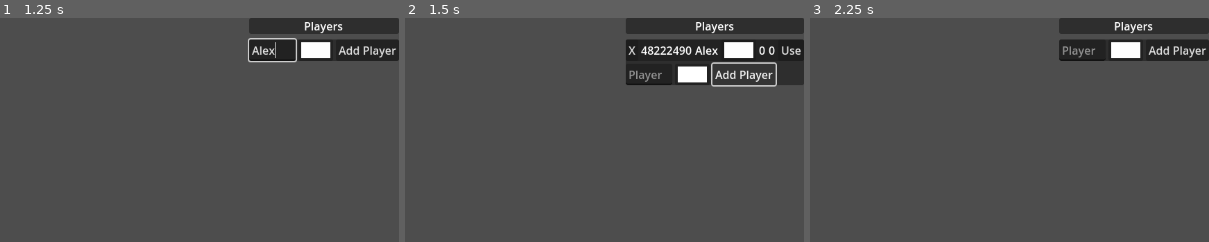
Above: before the commit, frames 1-3 (left to right).
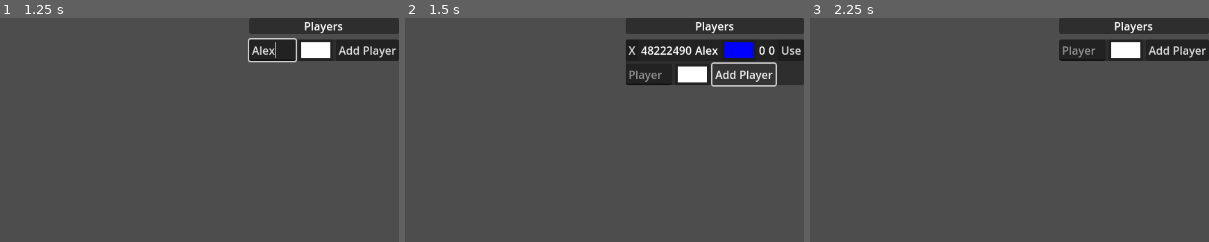
Above: after the commit, the same moments.

Repository: martinspp/civ-clone-thing
Game: Godot game, scene res://scenes/main.tscn
Two runs of this game, one before a commit and one after it. Both use one fixed random seed, a clock stepped at 60 frames per second and the inputs below.
Inputs (mouse positions are % of the whole screen's width and height, from its top left):
- Up to frame 1 (1.25 s): click (84, 7) at 0.52 s; type "Alex" at 0.6 s
- Up to frame 2 (1.5 s): click "Add Player" at 1.25 s
- Up to frame 3 (2.25 s): click "X" at 2 s
The pictures show only the part of the screen within x 50-100%, y 0-50%; the shares and areas given below are measured in that part.

Frame 1 is identical in both runs. In frame 2, 0.5% of the frame differs, in the area x 79-88%, y 10-18%; in frame 3, nothing differs.
Error in both runs: Invalid access to property or key 'player_data' on a base object of type 'Dictionary'. (res://scripts/services/DataService.gd:159)

Commit message:
static typing as error

Diff:
--- a/project.godot
+++ b/project.godot
@@ -20,6 +20,10 @@
 ResourceRegistry="*res://scripts/services/ResourceRegistry.gd"
 PlayEventBus="*res://scripts/services/PlayEventBus.gd"
 GameStateService="*res://scripts/services/GameStateService.gd"
+
+[debug]
+
+gdscript/warnings/untyped_declaration=2
 
 [file_customization]
 
--- a/resources/Objects/SettlementData.gd
+++ b/resources/Objects/SettlementData.gd
@@ -11,6 +11,7 @@
 
 #either Building or Unit
 var production_dict: Dictionary = {}
+var current_production: String = ""
 
 var ref: Settlement
 
@@ -43,7 +44,11 @@
 	if data.has("owned_player_id"):
 		if data["owned_player_id"] != -1:
 			owned_player = GameStateService.data_service.get_player_by_id(data["owned_player_id"])
-	production_dict = data["productions"]
+	if data.has('productions'):
+		production_dict = data["productions"]
+	else:
+		production_dict = {}
+
 	data_updated.emit()
 
 func get_production_progress(name: String) -> float:
--- a/scenes/settlement.tscn
+++ b/scenes/settlement.tscn
@@ -28,6 +28,28 @@
 mouse_filter = 1
 metadata/_edit_use_anchors_ = true
 
+[node name="ProductionProgress" type="VBoxContainer" parent="SettlementUI"]
+layout_mode = 1
+anchors_preset = 5
+anchor_left = 0.5
+anchor_right = 0.5
+offset_left = -51.5
+offset_top = 50.0
+offset_right = 51.5
+offset_bottom = 90.0
+grow_horizontal = 2
+
+[node name="ProductionBar" type="ProgressBar" parent="SettlementUI/ProductionProgress"]
+unique_name_in_owner = true
+layout_mode = 2
+max_value = 1.0
+show_percentage = false
+
+[node name="ProductionName" type="Label" parent="SettlementUI/ProductionProgress"]
+unique_name_in_owner = true
+layout_mode = 2
+text = "Building/Unit"
+
 [node name="SelectedUI" type="Control" parent="SettlementUI"]
 unique_name_in_owner = true
 visible = false
--- a/scripts/CameraController.gd
+++ b/scripts/CameraController.gd
@@ -4,7 +4,7 @@
 
 var camera_speed:int = 500
 
-var pan_point
+var pan_point: Variant
 @onready var max_zoom:= Vector2(2,2)
 @onready var min_zoom:= Vector2(0.5,0.5)
 @onready var step_zoom := Vector2(0.1,0.1)
@@ -47,14 +47,14 @@
 var is_focusing := false
 var focus_progress: float = 0
 
-func focus_settlement(point: Vector2, focus_zoom: Vector2):
+func focus_settlement(point: Vector2, focus_zoom: Vector2) -> void:
 	is_focusing = true
 
-	var tween = get_tree().create_tween()
+	var tween :Tween= get_tree().create_tween()
 	tween.tween_property(self, "position", point, 0.75).set_ease(Tween.EASE_OUT).set_trans(Tween.TRANS_QUAD)
 	tween.parallel().tween_property(self, "zoom", focus_zoom, 0.75).set_ease(Tween.EASE_IN_OUT).set_trans(Tween.TRANS_LINEAR)
 
-func unfocus_settlement():
-	var tween = get_tree().create_tween()
+func unfocus_settlement() -> void:
+	var tween :Tween = get_tree().create_tween()
 	tween.tween_property(self, "zoom", Vector2(1,1), 0.2).set_ease(Tween.EASE_IN_OUT)
 	is_focusing = false
--- a/scripts/Hex.gd
+++ b/scripts/Hex.gd
@@ -10,7 +10,7 @@
 	left = 16,         #4
 	top_left = 32      #5
 }
-static var border_set = [
+static var border_set : Array[Vector2]= [
 	Vector2(0,-64),
 	Vector2(64,-32),
 	Vector2(64, 32),
@@ -19,10 +19,10 @@
 	Vector2(-64, -32)
 ]
 
-static var border_pairs = [[0,1],[1,2],[2,3],[3,4],[4,5],[5,0]]
+static var border_pairs := [[0,1],[1,2],[2,3],[3,4],[4,5],[5,0]]
 
 # inverse_side_lut[source] = target
-static var inverse_side_lut = [3,4,5,0,1,2]
+static var inverse_side_lut : Array[int]= [3,4,5,0,1,2]
 #static var side_index=[1,2,4,8,16,32]
 static func get_side_index(side: side_flag) -> int:
 	# theres gotta be a better way of doing this
@@ -88,7 +88,7 @@
 	name = "Hex (r %s, q %s)" % [r,q]
 
 
-func set_hex_type_by_string(type: String):
+func set_hex_type_by_string(type: String) -> void:
 	hex_type = load("res://resources/HexTypes/%s.tres" % type)
 	if hex_type.traversable:
 		world.astar.set_point_disabled(get_instance_id(), false)
@@ -102,13 +102,13 @@
 		if GameStateService.current_state == GameStateService.game_states.PLAY:
 			handle_play_click(event)
 
-func handle_editor_click(event: InputEvent):
+func handle_editor_click(event: InputEvent) -> void:
 	if event.button_index == MOUSE_BUTTON_LEFT && event.pressed == true:
 		GameStateService.editor_service.hex_clicked(self, event)
 	if event.button_index == MOUSE_BUTTON_RIGHT && event.pressed == true:
 		GameStateService.editor_service.hex_alt_clicked(self, event)
 
-func handle_play_click(event: InputEvent):
+func handle_play_click(event: InputEvent) -> void:
 	if event.button_index == 1 && event.pressed == true:
 		PlayEventBus.emit_signal("hex_clicked",self,event)
 
@@ -117,23 +117,23 @@
 		GameStateService.editor_service.move_editor_cursor(self)
 
 func get_sextant_clicked(_event: InputEventMouse) -> side_flag:
-	var side_angle = rad_to_deg(global_position.angle_to_point(get_global_mouse_position()))+90 # 0 is horizontal right
+	var side_angle: float = rad_to_deg(global_position.angle_to_point(get_global_mouse_position()))+90 # 0 is horizontal right
 	if side_angle < 0:
 		side_angle += 359 # help
-	var side_angle_snapped = snappedf(side_angle,30)
+	var side_angle_snapped :float = snappedf(side_angle,30)
 	if side_angle_snapped == 360:
 		side_angle_snapped = 0 # i hate myself
-	var side = floor(side_angle_snapped / 60)
-	return 2**side
+	var side := int(floor(side_angle_snapped / 60))
+	return 2**side as side_flag
 
 # was used for debugging rivers
-func int2bin(value):
-	var out = ""
+func int2bin(value: int) -> String:
+	var out :String = ""
 	while (value > 0):
 		out = str(value & 1) + out
 		value = (value >> 1)
 	return out
 
-func connect_neighbours():
-	for neighbour in GameStateService.data_service.get_all_neighbouring_hexes(self):
+func connect_neighbours() -> void:
+	for neighbour: Hex in GameStateService.data_service.get_all_neighbouring_hexes(self):
 		world.astar.connect_points(get_instance_id(), neighbour.get_instance_id())
--- a/scripts/Player.gd
+++ b/scripts/Player.gd
@@ -7,17 +7,11 @@
 var unlocked_researches : Array[ResearchData] = []
 var owned_settlements : Array[Settlement] = []
 
-func _init(_player_name: String, _id, _color) -> void:
-    if _id:
-        id = _id
-    if _color:
-        color = _color
+func _init(_player_name: String, _id: int, _color: Color) -> void:
     player_name = _player_name
 
 func deserialize(data: Dictionary) -> void:
-    if data.has("id"):
-        id = data["id"]
-    else:
+    if data['id'] == -1:
         id = randi()
 
     if data.has("player_name"):
@@ -29,14 +23,14 @@
         color = Color(data["color"][0],data["color"][1],data["color"][2])
     else:
         color = Color.BLACK
-    for r in data["researches"]:
+    for r: String in data["researches"]:
         var research_data := ResourceRegistry.get_research_by_name(r)
         if research_data:
             unlocked_researches.append(research_data)
         else:
             printerr("Player.gd: Attempted to deserialize an invalid research %s" % r)
 
-    for s in data["settlements"]:
+    for s: int in data["settlements"]:
         var settlement := GameStateService.get_settlement_by_id(s)
         if settlement:
             owned_settlements.append(settlement)
@@ -45,8 +39,8 @@
 
 
 func serialize() -> Dictionary:
-    var researches = []
-    var settlement_ids = []
+    var researches: Array[ResearchData] = []
+    var settlement_ids: Array[int] = []
     for r in unlocked_researches:
         researches.append(r.research_name)
     for s in owned_settlements:
--- a/scripts/Settlement.gd
+++ b/scripts/Settlement.gd
@@ -71,7 +71,7 @@
 			if GameStateService.current_state == GameStateService.game_states.PLAY:
 				PlayEventBus.settlement_clicked.emit(self,event)
 
-func update_ui_data():
+func update_ui_data() -> void:
 	settlement_name_label = settlement_data.settlement_name
 
 	# Check if owned player still exists
@@ -88,11 +88,39 @@
 	settlement_growth_label = str(0)
 	settlement_pop_label = str(settlement_data.pop)
 
-func update_ui_state():
+	%ProductionName.text = settlement_data.current_production
+
+func update_ui_state() -> void:
 	pass
 
-func start_of_turn_actions():
+func start_of_turn_actions() -> void:
 	pass
 
-func end_of_turn_actions():
-	pass
+func end_of_turn_actions() -> void:
+	# Finish production
+	if settlement_data.current_production != "":
+		if settlement_data.update_production_progress(settlement_data.current_production, 0.1) >= 1.0:
+			var produced : Variant = ResourceRegistry.get_building_or_unit_by_name(settlement_data.current_production)
+			if produced is UnitType:
+				pass
+			elif produced is BuildingData:
+				add_building(produced)
+			else:
+				print("produced non existant type")
+		settlement_data.current_production = ""
+	%ProductionBar.value = settlement_data.get_production_progress(settlement_data.current_production)
+
+func add_building(building_data: BuildingData) -> void:
+	var new_building := Building.new()
+	new_building.building_data = building_data
+	add_child(new_building)
+
+func remove_building(building: Building) -> void:
+	building.queue_free()
+
+func spawn_unit(unit_data: UnitType) -> void:
+	var new_unit := Unit.new()
+	GameStateService.world_manager.units.add_child(new_unit)
+	new_unit.global_position.x = global_position.x
+	new_unit.global_position.y = global_position.y
+	new_unit.unit_data = unit_data
--- a/scripts/buildings/Building.gd
+++ b/scripts/buildings/Building.gd
@@ -2,7 +2,18 @@
 
 class_name Building
 
-@onready var building_data: BuildingData
+@onready var building_data: BuildingData:
+    get:
+        return building_data
+    set(value):
+        building_data = value
+        _update_data()
+
+@onready var settlement: Settlement = get_parent()
 
 func _ready() -> void:
-    pass
+    set_meta('type', 'building')
+
+func _update_data() -> void:
+    print("building set")
+    name = building_data.building_name
--- a/scripts/services/DataService.gd
+++ b/scripts/services/DataService.gd
@@ -4,7 +4,7 @@
 class_name DataService
 
 static var world_dict: Dictionary
-var axial_direction_vectors = [
+var axial_direction_vectors := [
 	[-1,1],[0,1],[1,0],
 	[1,-1],[0,-1],[-1,0]]
 
@@ -14,16 +14,16 @@
 #region loading/saving
 #fuck this
 func generate_land(_height: int, _width: int) -> Array:
-	var height = _height + 1 # i dont know what im doing
-	var width = _width
+	var height: int = _height + 1 # i dont know what im doing
+	var width :int = _width
 	var new_map_data := []
 	new_map_data.resize(height)
-	for r in range(height):
+	for r: int in range(height):
 		new_map_data[r] = []
 		new_map_data[r].resize(width+1+width/2) # dont lower otherwise this gets weird
 		new_map_data[r].fill({}) # to fill in null, dont use this because its the same dict by ref
 		for q in range(width):
-			var new_q = q + floor((height-1-r)/2) # ?????
+			var new_q := int(q + floor((height-1-r)/2)) # ?????
 			new_map_data[r][new_q] = {}
 			new_map_data[r][new_q]["hex_type"] = "water"
 	return new_map_data
@@ -86,7 +86,7 @@
 
 func get_all_neighbouring_hexes(hex: Hex) -> Array[Hex]:
 	var neighbours : Array[Hex] = []
-	for i in Hex.side_flag.values():
+	for i: int in Hex.side_flag.values():
 		var neighbour := get_neighbouring_hex(hex,i)
 		if neighbour:
 			neighbours.append(neighbour)
@@ -148,8 +148,8 @@
 #region players
 
 func load_players() -> void:
-	for player in world_dict["player_data"]["players"]:
-		var new_player = Player.new("foobar", null, null)
+	for player: String in world_dict["player_data"]["players"]:
+		var new_player : Player = Player.new("foobar", -1, Color.WHITE)
 		new_player.deserialize(world_dict["player_data"]["players"][player])
 		add_update_player(new_player)
 	print(world_dict["player_data"]["players"])
@@ -177,7 +177,7 @@
 
 func get_all_players() -> Array[Player]:
 	var ret: Array[Player] = []
-	for p in world_dict["player_data"]["players"]:
+	for p: String in world_dict["player_data"]["players"]:
 		ret.append(world_dict["player_data"]["players"][p]["ref"])
 	return ret
 #endregion
--- a/scripts/services/EditorService.gd
+++ b/scripts/services/EditorService.gd
@@ -33,7 +33,7 @@
 	selected_type = type
 	selected_subtype = sub_type
 
-func hex_clicked(hex: Hex, event: InputEvent):
+func hex_clicked(hex: Hex, event: InputEvent) -> void:
 	if selected_type == "object" && selected_subtype == "settlement":
 		GameStateService.data_service.add_settlement(hex, null)
 	elif selected_type == "action" && selected_subtype == "select":
@@ -50,7 +50,7 @@
 		GameStateService.data_service.update_hex_type(hex, selected_subtype)
 
 
-func hex_alt_clicked(hex: Hex, event: InputEvent):
+func hex_alt_clicked(hex: Hex, event: InputEvent) -> void:
 	if selected_type == "object" && selected_subtype == "settlement":
 		GameStateService.data_service.remove_settlement(hex)
 		GameStateService.world_manager.refresh_hex_settlement(hex)
--- a/scripts/services/GameService.gd
+++ b/scripts/services/GameService.gd
@@ -16,7 +16,7 @@
 	PlayEventBus.settlement_unhighlighted.connect(unselect_settlement)
 
 
-func hex_click_event(hex: Hex, event: InputEvent):
+func hex_click_event(hex: Hex, event: InputEvent) -> void:
 	if hex.units.size() > 0:
 		unit_clicked(hex.units[0], event)
 
@@ -27,16 +27,16 @@
 		hex_clicked(hex, event)
 
 
-func hex_clicked(hex: Hex, _event: InputEvent):
+func hex_clicked(hex: Hex, _event: InputEvent) -> void:
 	if selected_object is Settlement:
 		return
 	else:
 		selected_object = hex
 
-func unit_clicked(unit: Unit, _event: InputEvent):
+func unit_clicked(unit: Unit, _event: InputEvent) -> void:
 	selected_object = unit
 
-func settlement_clicked(settlement: Settlement, event: InputEvent):
+func settlement_clicked(settlement: Settlement, event: InputEvent) -> void:
 	if (event as InputEventMouseButton).double_click == true && settlement.settlement_data.owned_player == GameStateService.current_player:
 		# Something else is already selected, should defocus
 		if selected_object != null && (selected_object != settlement) && selected_object is Settlement:
--- a/scripts/services/GameStateService.gd
+++ b/scripts/services/GameStateService.gd
@@ -1,7 +1,7 @@
 extends Node
 
 enum game_states {EDITOR, PLAY}
-@onready var current_state = game_states.EDITOR
+@onready var current_state : game_states= game_states.EDITOR
 var editor_service: EditorService
 var data_service: DataService
 var world_manager: WorldManager
@@ -28,7 +28,7 @@
 	if world_manager.hexes.get_child_count() < 2:
 		return {"msg": "map is not loaded", "success": false}
 	if data_service.world_dict.has("player_data") && data_service.world_dict["player_data"].has("players"):
-		for player in data_service.world_dict["player_data"]["players"]:
+		for player : String in data_service.world_dict["player_data"]["players"]:
 			print("Player name: %s  id: %s " % [data_service.world_dict["player_data"]["players"][player]["player_name"], data_service.world_dict["player_data"]["players"][player]["id"]])
 	if current_player == null:
 		return {'msg': "Current player is not set", "success": false}
--- a/scripts/services/ResourceRegistry.gd
+++ b/scripts/services/ResourceRegistry.gd
@@ -13,7 +13,7 @@
 	_build_registries("res://resources/HexTypes", hex_type_registry)
 	_build_registries("res://resources/Researches", research_regsistry)
 
-func _build_registries(path: String, registry: Array):
+func _build_registries(path: String, registry: Array) -> void:
 	var resources : PackedStringArray = DirAccess.get_files_at(path)
 	for resource_string in resources:
 		if resource_string.contains(".tres"):
@@ -21,16 +21,22 @@
 			registry.append(resource)
 
 
-func register_building_data(_building: BuildingData):
+func register_building_data(_building: BuildingData) -> void:
 	print("Not yet implemented")
 
-func register_unit_data(_unit: UnitType):
+func register_unit_data(_unit: UnitType) -> void:
 	print("Not yet implemented")
 
 func get_unit_type_by_name(_name: String) -> UnitType:
 	for unit_type in unit_type_registry:
 		if unit_type.unit_name == _name:
 			return unit_type
+	return null
+
+func get_building_type_by_name(_name: String) -> BuildingData:
+	for building_data in building_data_registry:
+		if building_data.building_name == _name:
+			return building_data
 	return null
 
 
@@ -45,3 +51,12 @@
 		if h.data_name == _name:
 			return h
 	return null
+
+func get_building_or_unit_by_name(_name: String) -> Variant:
+	var unit := get_unit_type_by_name(_name)
+	if unit:
+		return unit
+	var building := get_building_type_by_name(_name)
+	if building:
+		return building
+	return null
--- a/scripts/services/WorldManager.gd
+++ b/scripts/services/WorldManager.gd
@@ -12,7 +12,7 @@
 
 @onready var astar := AStar2D.new()
 
-var loaded = false
+var loaded : bool= false
 
 func _ready() -> void:
 	GameStateService.world_manager = self
@@ -33,7 +33,7 @@
 	generate_rivers()
 	loaded = true
 
-func hex_clicked(hex: Hex):
+func hex_clicked(hex: Hex) -> void:
 	print("%s, %s" % [hex.q, hex.r])
 
 #region World Generation from data
@@ -50,7 +50,7 @@
 			refresh_hex(hex)
 
 
-func apply_on_all_hexes(function: Callable):
+func apply_on_all_hexes(function: Callable) -> void:
 	for r: int in len(DataService.world_dict["map_data"])-1:
 		if DataService.world_dict["map_data"][r].is_empty():
 			continue
@@ -71,11 +71,11 @@
 	return hex
 
 #region hex refreshing
-func refresh_hex(hex: Hex):
+func refresh_hex(hex: Hex) -> void:
 	hex.set_hex_type_by_string(DataService.world_dict["map_data"][hex.r][hex.q]["hex_type"])
 	refresh_hex_settlement(hex)
 
-func refresh_hex_settlement(hex: Hex):
+func refresh_hex_settlement(hex: Hex) -> void:
 	if DataService.world_dict["map_data"][hex.r][hex.q].has("settlement"):
 		# Fresh settlement wont have ref
 		if !DataService.world_dict["map_data"][hex.r][hex.q]["settlement"].has("ref") || (
@@ -83,17 +83,17 @@
 			DataService.world_dict["map_data"][hex.r][hex.q]["settlement"]["ref"] = place_settlement(DataService.world_dict["map_data"][hex.r][hex.q]["settlement"], hex)
 
 
-func refresh_hex_rivers(hex: Hex):
+func refresh_hex_rivers(hex: Hex) -> void:
 	for river in rivers.get_children():
 		if river.get_meta("q") == hex.q && river.get_meta("r") == hex.r:
 			river.queue_free()
-	for side in Hex.side_flag.values():
+	for side: int in Hex.side_flag.values():
 		var n_hex: Hex = GameStateService.data_service.get_neighbouring_hex(hex, side)
 		if n_hex:
 			for river in rivers.get_children():
 				if river.get_meta("q") == n_hex.q && river.get_meta("r") == n_hex.r && (river.get_meta("side") == 2** Hex.inverse_side_lut[Hex.get_side_index(side)]):
 					river.queue_free()
-	for side in Hex.side_flag.values():
+	for side: int in Hex.side_flag.values():
 		if DataService.world_dict["map_data"][hex.r][hex.q].has("rivers"):
 			if int(DataService.world_dict["map_data"][hex.r][hex.q]["rivers"]) & side:
 				add_river(DataService.world_dict["map_data"][hex.r][hex.q]["ref"], side)
@@ -104,7 +104,7 @@
 	settlement.settlement_data.deserialize(settlement_data)
 	return settlement
 
-func generate_rivers():
+func generate_rivers() -> void:
 	for river in rivers.get_children():
 		river.queue_free()
 	for r: int in len(DataService.world_dict["map_data"])-1:
@@ -114,12 +114,12 @@
 			if DataService.world_dict["map_data"][r][q].is_empty() || !DataService.world_dict["map_data"][r][q].has("rivers"):
 				continue
 
-			for side in Hex.side_flag.values():
+			for side: int in Hex.side_flag.values():
 				if int(DataService.world_dict["map_data"][r][q]["rivers"]) & side:
 					add_river(DataService.world_dict["map_data"][r][q]["ref"], side)
 
-func add_river(hex: Hex, side: Hex.side_flag):
-	var river_line = Line2D.new()
+func add_river(hex: Hex, side: Hex.side_flag) -> void:
+	var river_line := Line2D.new()
 	river_line.set_meta("q", hex.q)
 	river_line.set_meta("r", hex.r)
 	river_line.set_meta("side", side)
@@ -131,10 +131,10 @@
 	river_line.add_point(Hex.border_set[Hex.border_pairs[Hex.get_side_index(side)][1]])
 	rivers.add_child(river_line)
 
-func place_decor(decor_data: Dictionary, r: int, q: int):
+func place_decor(decor_data: Dictionary, r: int, q: int) -> void:
 	print("todo")
 
-func place_unit(unit_data: Dictionary, r: int, q: int):
+func place_unit(unit_data: Dictionary, r: int, q: int) -> void:
 	print("todo")
 #endregion
 
@@ -151,5 +151,5 @@
 
 	loaded = false
 
-func remove_hex(hex: Hex):
+func remove_hex(hex: Hex) -> void:
 	hex.queue_free()
--- a/scripts/ui/EditorUI.gd
+++ b/scripts/ui/EditorUI.gd
@@ -67,7 +67,7 @@
 	for unit_data in ResourceRegistry.unit_type_registry:
 		units_itemlist.add_item(unit_data.unit_name)
 
-func unhighlight_lists():
+func unhighlight_lists() -> void:
 	hextypes_itemlist.deselect_all()
 	units_itemlist.deselect_all()
 	other_itemlist.deselect_all()
@@ -113,7 +113,7 @@
 	for player in GameStateService.data_service.get_all_players():
 		player_option.add_item(player.player_name, int(player.id))
 
-func _on_s_name_text_submitted(text: String):
+func _on_s_name_text_submitted(text: String) -> void:
 	var settlement :Settlement = settlement_data.get_meta("s_ref")
 	settlement.settlement_data.settlement_name = text
 	settlement.update_data()
--- a/scripts/ui/HexCursor.gd
+++ b/scripts/ui/HexCursor.gd
@@ -40,7 +40,7 @@
 	position.y = r * 96
 
 
-func set_cursor_type(type: String, subtype: String):
+func set_cursor_type(type: String, subtype: String) -> void:
 	sprite.transform = cursor_settings[type]["transform"]
 	sprite.modulate = cursor_settings[type]["color"]
 	if type == "hex":
@@ -50,7 +50,7 @@
 			return
 		sprite.texture = loaded.cursor_sprite
 	elif type == "object" && subtype == "settlement":
-		var loaded = load("res://sprites/objects/settlement/woodRing.png")
+		var loaded := load("res://sprites/objects/settlement/woodRing.png")
 		if !loaded:
 			sprite.texture = (load("res://resources/HexTypes/delete.tres") as HexType).cursor_sprite
 			return
--- a/scripts/ui/PlayerMenu.gd
+++ b/scripts/ui/PlayerMenu.gd
@@ -5,20 +5,20 @@
 @export var player_box_scene: PackedScene
 @export var player_box_list: VBoxContainer
 
-func clear_list():
+func clear_list() -> void:
 	for i in player_box_list.get_children():
 		if i is PlayerBox:
 			i.queue_free()
 
-func populate_list():
+func populate_list() -> void:
 	clear_list()
 	for player in GameStateService.data_service.get_all_players():
 		add_player_box(player)
 
-func add_player_box(new_player: Player):
+func add_player_box(new_player: Player) -> void:
 	var new_player_box : PlayerBox = player_box_scene.instantiate()
 	new_player_box.player_menu = self
-	var new_box_index = player_box_list.get_child_count()-1
+	var new_box_index := player_box_list.get_child_count()-1
 	player_box_list.add_child(new_player_box)
 	new_player_box.update_data(new_player)
 	player_box_list.move_child(new_player_box, new_box_index)
@@ -27,18 +27,18 @@
 func _on_button_pressed() -> void:
 	if %PlayerName.text == "":
 		return
-	var new_player: Player = Player.new(%PlayerName.text, null, %ColorPickerButton.color)
+	var new_player: Player = Player.new(%PlayerName.text, -1, %ColorPickerButton.color)
 	%PlayerName.text = ""
 	%ColorPickerButton.color = Color.WHITE
 	GameStateService.data_service.add_update_player(new_player)
 	add_player_box(new_player)
 
-func remove_player(player_box: PlayerBox):
+func remove_player(player_box: PlayerBox) -> void:
 	GameStateService.data_service.remove_player(player_box.player_ref.id)
 	populate_list()
 
 #called by player box on changing player
-func update_player_boxes():
+func update_player_boxes() -> void:
 	for player_box in player_box_list.get_children():
 		if player_box is PlayerBox:
 			player_box.update_data(player_box.player_ref)
--- a/scripts/ui/UnitUI.gd
+++ b/scripts/ui/UnitUI.gd
@@ -21,12 +21,12 @@
 	damage_label.text = str(unit.unit_data.attack_damage)
 
 func population_actions_grid(unit: Unit) -> void:
-	for action in unit.unit_data.actions:
+	for action: String in unit.unit_data.actions:
 		var action_button : Button = Button.new()
 		action_button.text = action
 		actions_grid.add_child(action_button)
 		action_button.connect("pressed", UnitActions.callable_dict[action])
 
-func unselect():
+func unselect() -> void:
 	Unit.selected_unit = null
 	visible = false
--- a/scripts/units/Unit.gd
+++ b/scripts/units/Unit.gd
@@ -9,7 +9,10 @@
 		return unit_data
 	set(value):
 		sprite_2d.texture = value.sprite
-		unit_data = value.new()
+		if unit_data == null:
+			unit_data = value.new()
+		else:
+			unit_data = value
 
 
 @export var sprite_2d: Sprite2D
@@ -17,12 +20,13 @@
 
 var player: Player
 var hex: Hex
+var movement_target_hex: Hex
 
 func _ready() -> void:
 	PlayEventBus.start_of_turn.connect(start_of_turn_actions)
 	PlayEventBus.end_of_turn.connect(end_of_turn_actions)
 
-func perform_action(action: String,target: Variant):
+func perform_action(action: String,target: Variant) -> void:
 	if UnitActions.callable_dict[action]["targeted"] && (target == null):
 		print("no target given")
 	var action_message: ActionMessage = Callable(UnitActions,action).callv([self, target])
@@ -30,7 +34,7 @@
 		print(action_message.message)
 
 func serialize() -> Dictionary:
-	var dict = {}
+	var dict := {}
 	dict["unit_type"] = unit_data.unit_name
 	dict["health"] = unit_data.health
 	dict["owner_id"] = player.id
@@ -51,4 +55,5 @@
 	pass
 
 func end_of_turn_actions() -> void:
+	#TODO continue set walk action if AP points allow it
 	pass
--- a/scripts/units/UnitActions.gd
+++ b/scripts/units/UnitActions.gd
@@ -2,7 +2,7 @@
 
 class_name UnitActions
 
-static var callable_dict = {
+static var callable_dict := {
 	"attack_unit_melee" = {"func": attack_unit_melee, "targeted": true},
 	"move" = {"func":move, "targeted": true}
 
